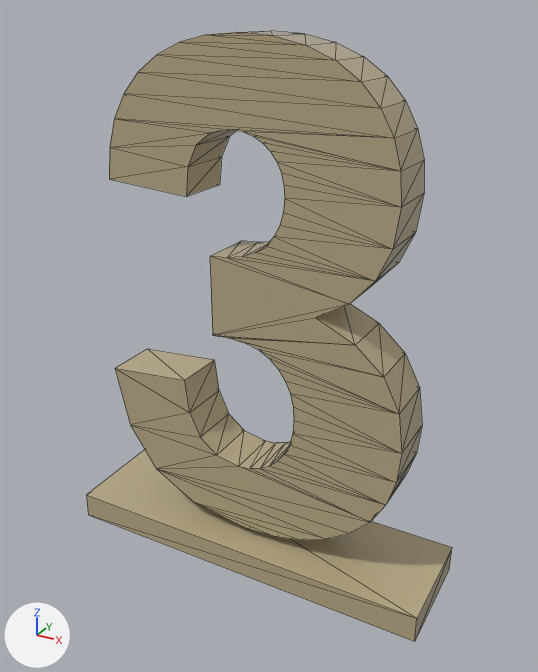
Renders of the glTF model Models/Numbers/num_3.glb from each side of a commit.
One viewpoint serves both versions: a camera (50 mm lens) standing at (1.17, -2.06, 1.92) and looking at (0.04, 0.0, 0.88). The lights are fixed; the arrows at lower left show +X, +Y and +Z. Mesh edges are drawn as thin lines. Vertices at the same position are counted once.

Names of what the first picture shows: 'num_3'.
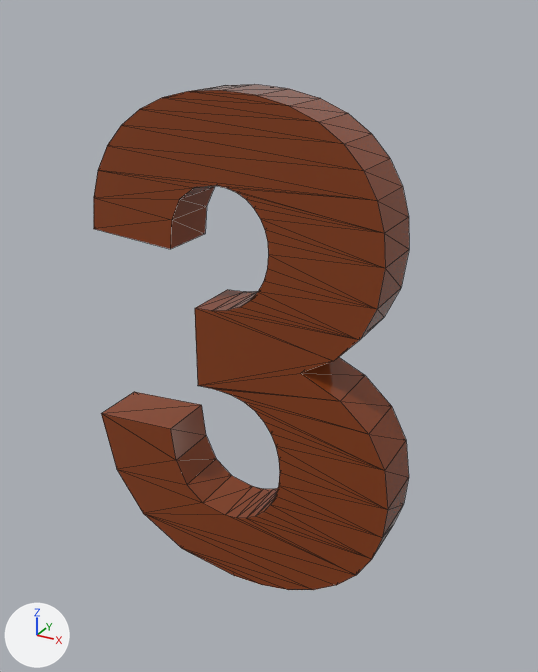
Scene script edits in JSON lines:
```json
{"op": "set", "path": "mat_numbers_mat.base_color", "old": "(0.49, 0.41, 0.25)", "new": "(0.249, 0.0496, 0.00958)", "note": "beige #baac89 -> brown #893f19"}
{"block": "me_000_009", "where": "me_000_009.from_pydata(...)  # 174 vertices, 340 faces; spans x -0.7..0.7, y -0.2..0.2, z 0.0..1.86"}
{"block": "me_000_009", "where": "# used by ob_num_3; location = (0.0, 0.0, 0.0)"}
{"block": "me_000_009", "change": "me_000_009 part 1: the loose piece of 166 vertices spanning x -0.57..0.57, y -0.1..0.1, z 0.13..1.86 is moved by (0.0, -0.1, -0.15)"}
{"block": "me_000_009", "change": "me_000_009 part 2: the loose piece of 8 vertices spanning x -0.7..0.7, y -0.2..0.2, z 0.0..0.1 is deleted"}
```

Where the change shows, as pixel boxes (x1, y1, x2, y2) in the pictures (538 x 672 px; the box of a moved part takes in the faces that stretch with it):
```json
{"object": "num_3", "change": "recoloured, reshaped", "before": [86, 30, 452, 642], "after": [94, 84, 409, 590], "on screen": "14% narrower, 17% shorter"}
{"part": 1, "of": "me_000_009", "change": "moved or reshaped", "before": [109, 30, 424, 540], "after": [94, 84, 409, 590]}
{"part": 2, "of": "me_000_009", "change": "deleted", "before": [86, 450, 452, 642], "on screen": "beige"}
```
